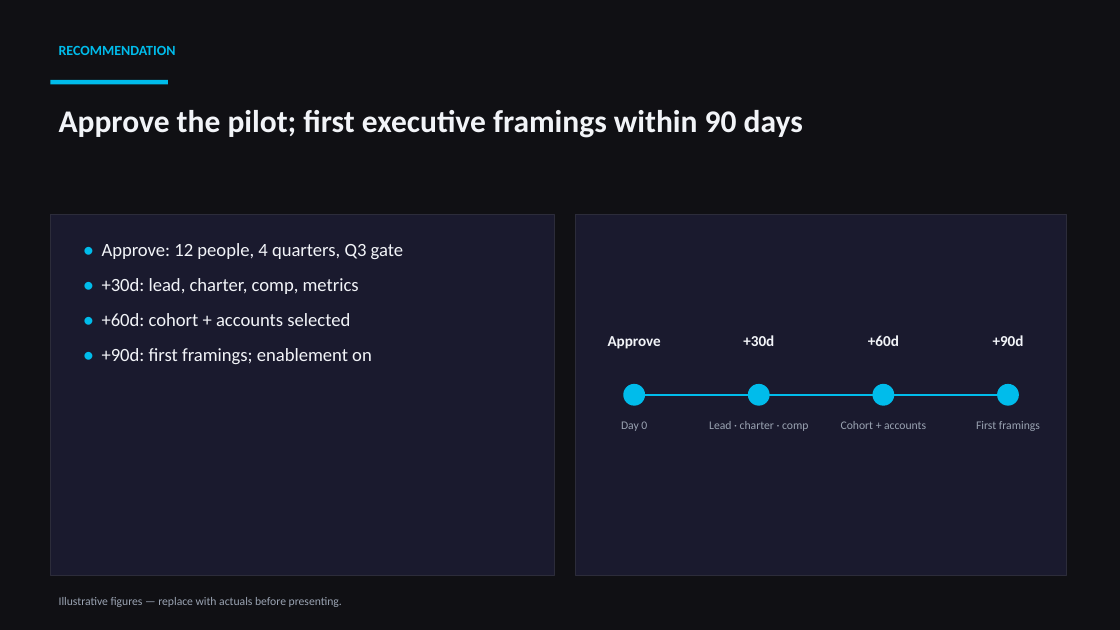
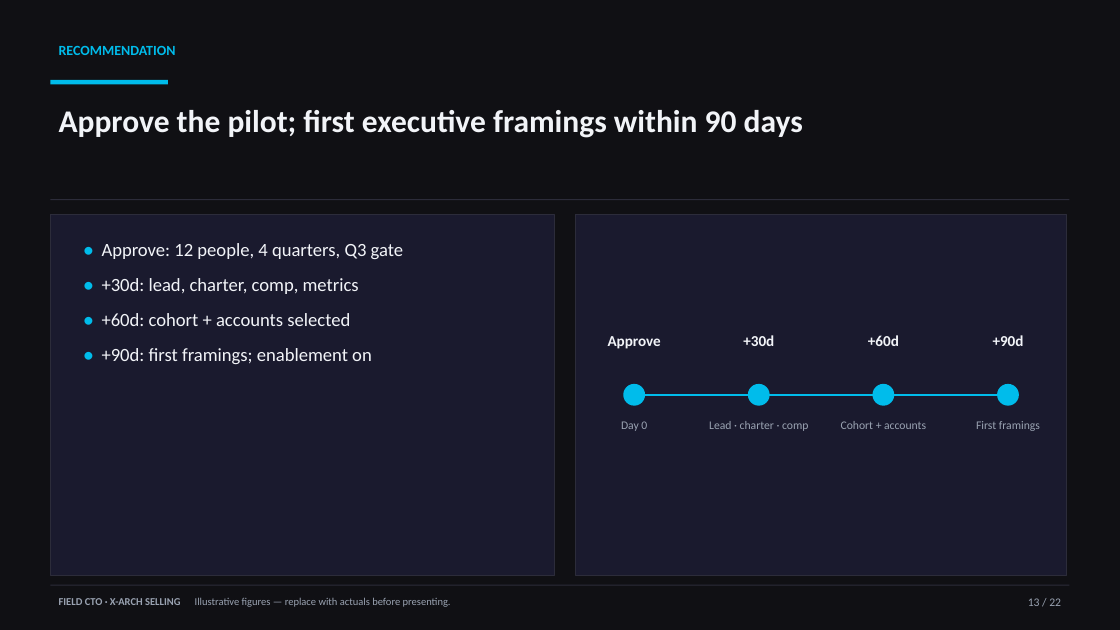
Before and after one commit to rcasey1978/FieldCTO_TacticalSelling, a slide deck: slide 13 of Field-CTO-XArch-Business-Case.pptx. Drawn at 1120x630 pixels with LibreOffice and Linux fonts; fonts in the diff are those of the drawing. Boxes give left, top, right and bottom in pixels: in the first picture for what was removed or moved away, otherwise in the second. Text is boxed around its words. In the diff, an @@ line names an element or a change of style, - is before the commit and + after.

```diff
--- a/Field-CTO-XArch-Business-Case.pptx
+++ b/Field-CTO-XArch-Business-Case.pptx
@@ rectangle added at box(50, 199, 1070, 200), fill #2C2C3A @@
@@ rectangle added at box(50, 585, 1070, 586), fill #2C2C3A @@
@@ text at box(59, 597, 451, 607): text changed; size 10 to 9 pt @@
-Illustrative figures — replace with actuals before presenting.
+FIELD CTO · X-ARCH SELLING Illustrative figures — replace with actuals before presenting.
@@ text added at box(1028, 598, 1061, 606), 10 pt, text #9AA3B2 @@
+13 / 22
```
Also in this commit, not shown: 21 other slides changed, 2 other files.
